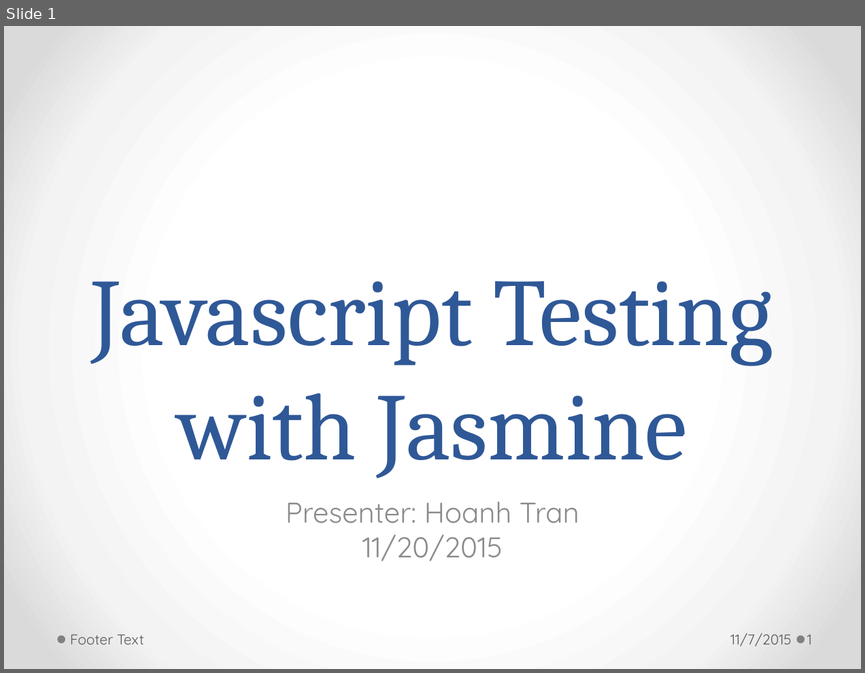
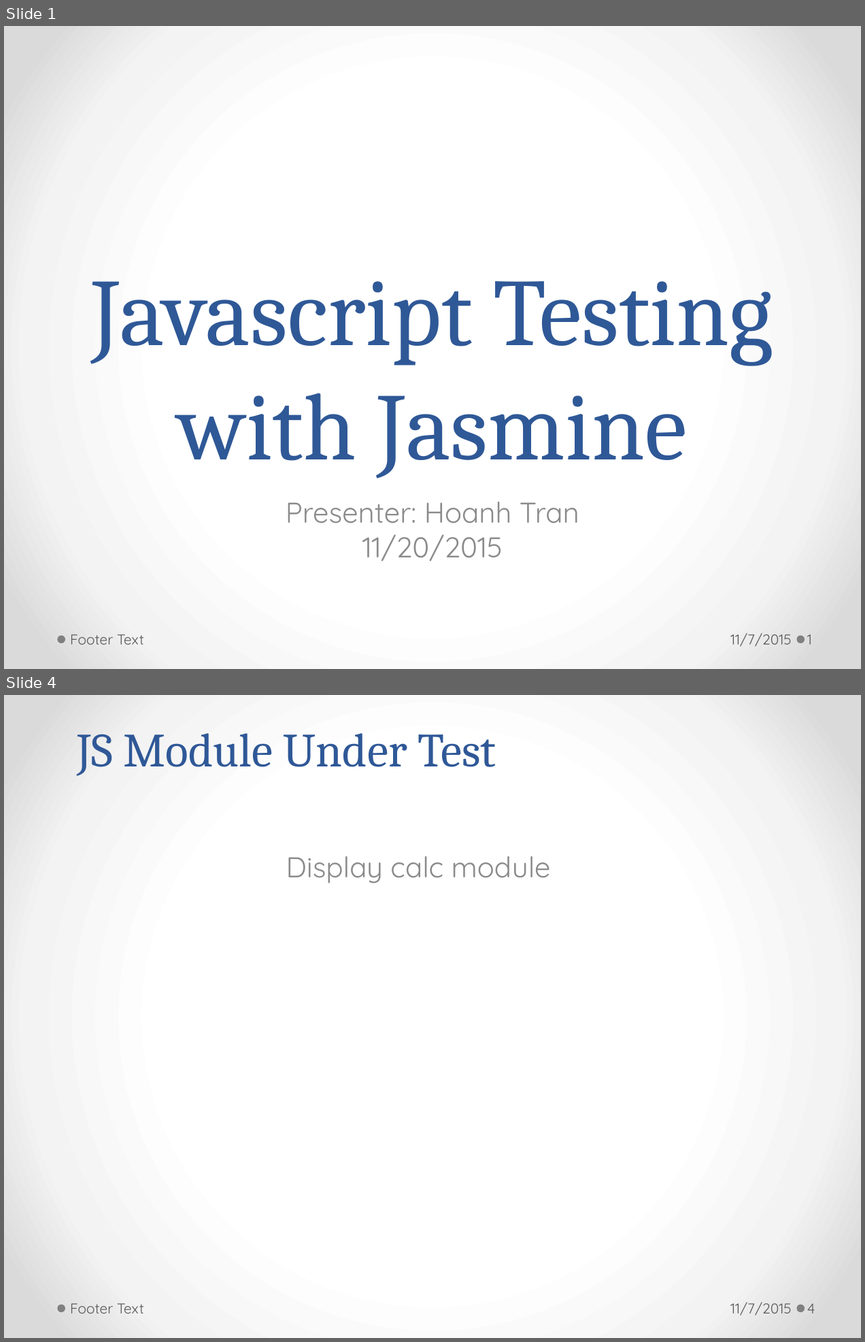
Before and after one commit to h-t-tran/work, a slide deck: brownbag/jamine/tech-presentation-jasmine.pptx. Shown one above the other, each under a label of ours: slide 1 before the commit, slides 1 and 4 after it; the slides between them are not shown. The pictures are 865x673 and 865x1342 pixels, drawn with LibreOffice and Linux fonts; fonts in the diff are those of the drawing. Boxes give left, top, right and bottom in pixels: in the first picture for what was removed or moved away, otherwise in the second. Text is boxed around its words. In the diff, an @@ line names an element or a change of style, - is before the commit and + after.

```diff
--- a/brownbag/jamine/tech-presentation-jasmine.pptx
+++ b/brownbag/jamine/tech-presentation-jasmine.pptx
@@ slide 4 added at <box>4,695,861,1338</box>, background gradient #FFFFFF to #F4F4F4 to #DADADA; not listed: 2 template elements that a slide beside it also shows @@
@@ title added at <box>77,733,496,776</box>, 40 pt, text #2F5897 @@
+JS Module Under Test
@@ subtitle added at <box>286,856,551,883</box>, 24 pt, text #8C8C8C @@
+Display calc module
@@ text added at <box>70,1303,144,1313</box>, 12 pt, text #595959 @@
+Footer Text
@@ text added at <box>730,1302,791,1315</box>, 12 pt, text #595959 @@
+11/7/2015
@@ page number added at <box>807,1303,815,1313</box>, 12 pt, text #595959 @@
+4
```
Also in this commit, not shown: 1 slide changed, 10 other slides added, 11 other files.
